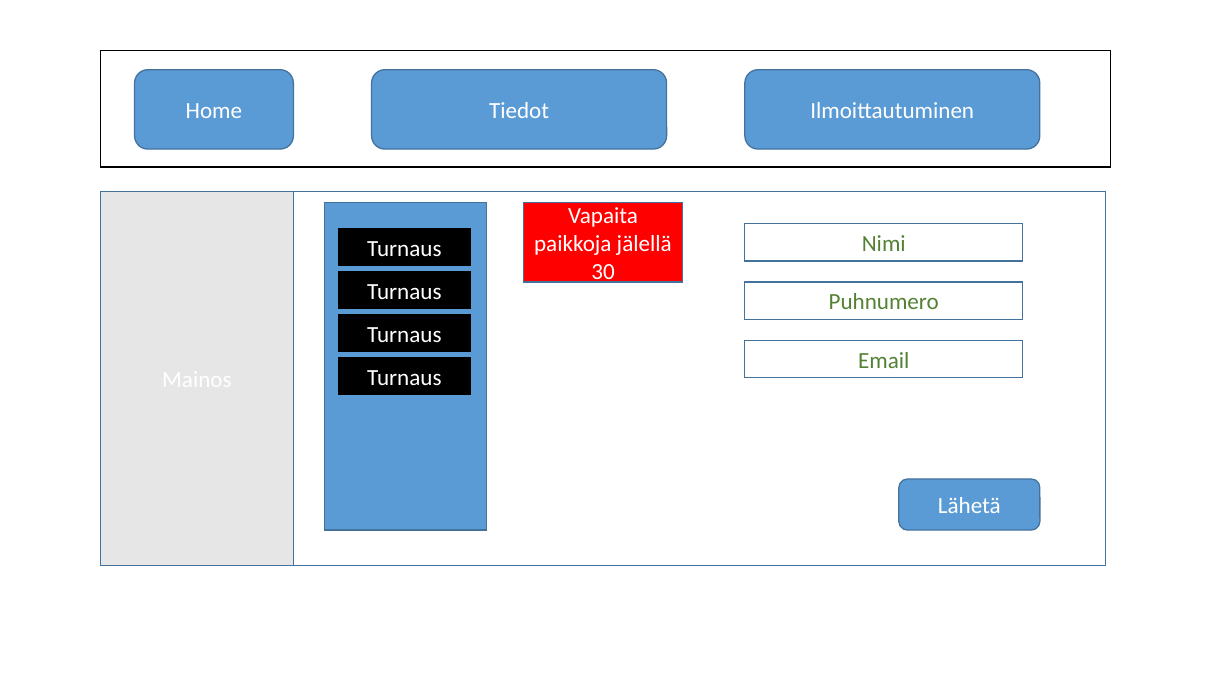
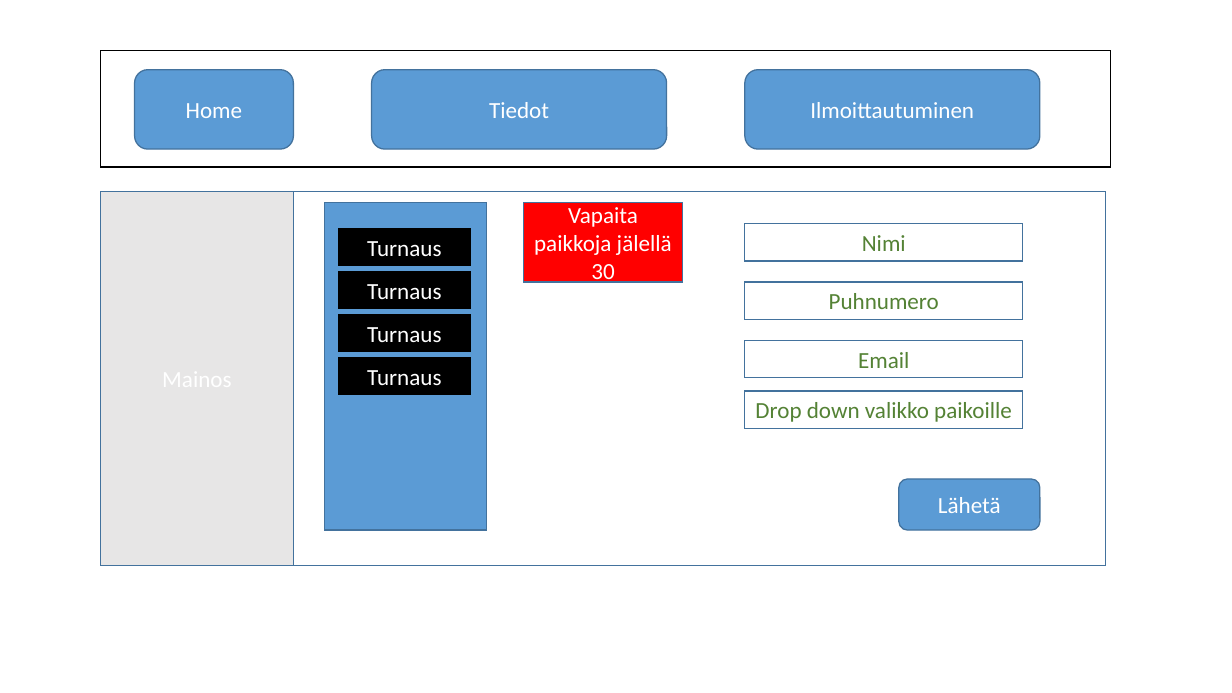
Before and after one commit to Hobitti/leenankurssi, a slide deck: slide 1 of Sivusuunitelma.pptx. Drawn at 1232x693 pixels with LibreOffice and Linux fonts; fonts in the diff are those of the drawing. Boxes give left, top, right and bottom in pixels: in the first picture for what was removed or moved away, otherwise in the second. Text is boxed around its words. In the diff, an @@ line names an element or a change of style, - is before the commit and + after.

```diff
--- a/Sivusuunitelma.pptx
+++ b/Sivusuunitelma.pptx
@@ rectangle added at <box>745,391,1023,428</box>, fill #FFFFFF, outline #43739E 1 pt, 18 pt, text #548235 @@
+Drop down valikko paikoille
```
Also in this commit, not shown: 3 other slides changed, 2 slides added, 5 other files.
